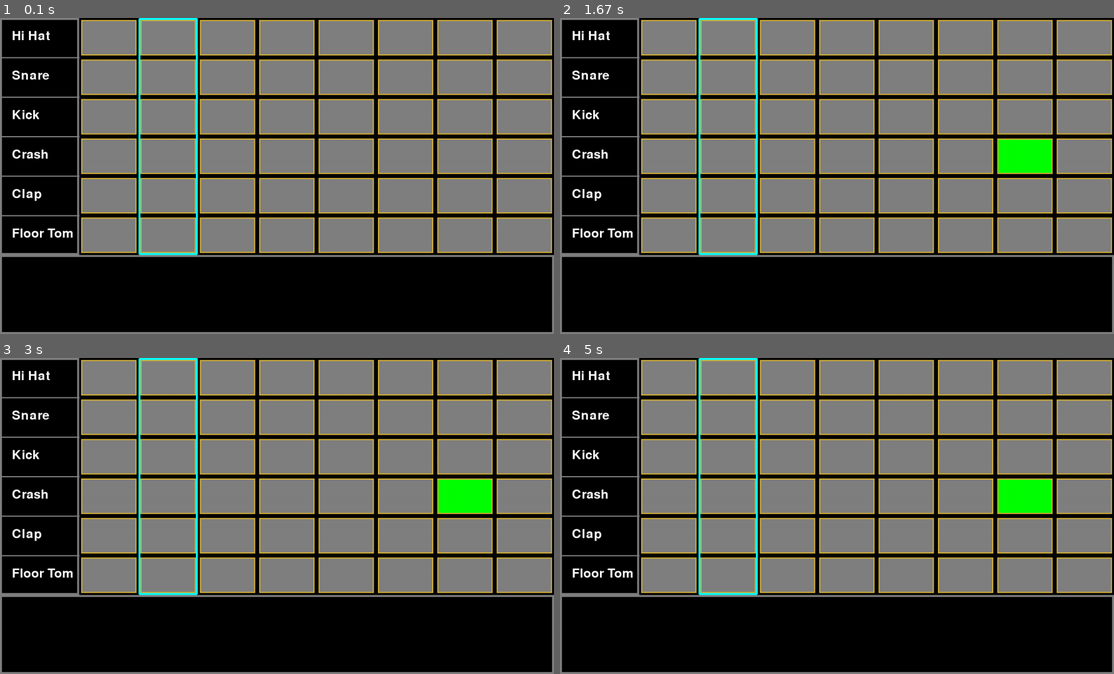
Above: before the commit, frames 1-4 (two rows, left to right).
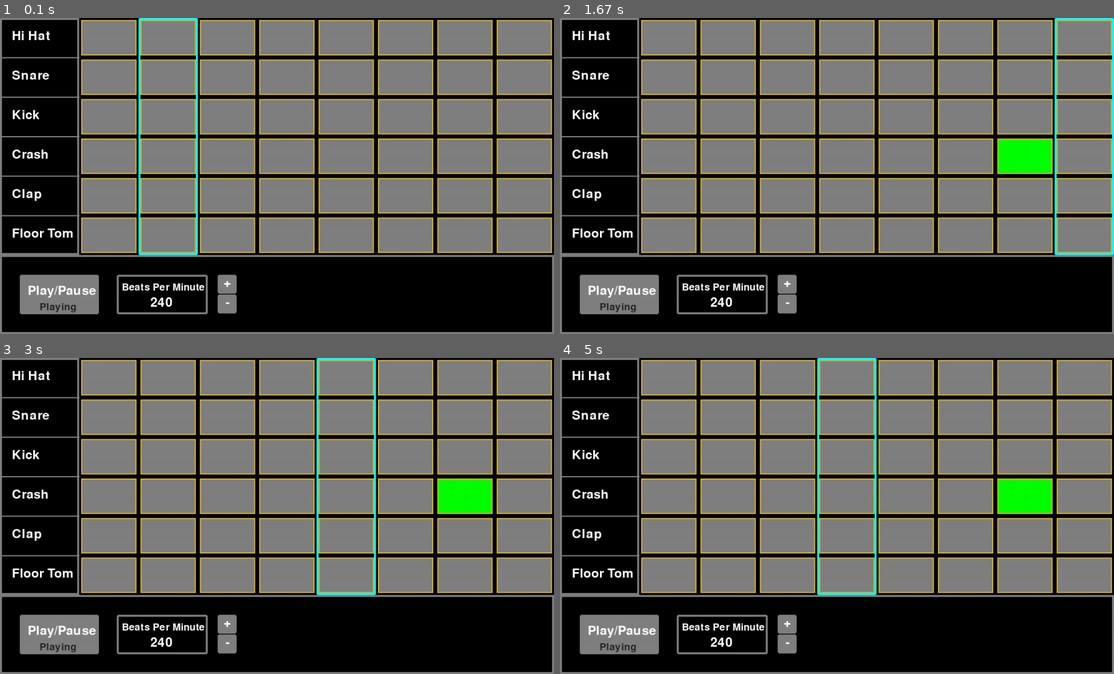
Above: after the commit, the same moments.

Repository: rickfitch/BeatMaster_Pygames
Game: pygame game, started from main.py
Same seed, same stepped clock (60 frames per second), same inputs: the game is played once before the commit and once after it.
Inputs (mouse positions are in pixels of both pictures, inside the frame that each line leads up to):
- Up to frame 1 (0.1 s): no input
- Up to frame 2 (1.67 s): press the mouse at (1025, 157) at 0.37 s; move the mouse to (848, 141) at 0.47 s; release the mouse at (665, 128) at 0.6 s
- Up to frame 3 (3 s): no input
- Up to frame 4 (5 s): no input

The runs differ from the first frame. In frame 1, 2.9% of the frame differs, in the area x 3-43%, y 81-94%; in frame 2, 4.5%; in frame 3, 4.5%; in frame 4, 4.5%, in the area x 3-58%, y 0-94%.

Commit message:
sounds added. lower menu now has play pause and tempo.

Diff:
--- a/main.py
+++ b/main.py
@@ -11,7 +11,10 @@
 green = (0, 255, 0)
 gold = (212, 175, 55)
 blue = (0, 255, 255)
+dark_gray = (40, 40, 40)
 
+fps = 60
+timer = pygame.time.Clock()
 beats = 8
 instruments = 6
 boxes = []
@@ -29,14 +32,16 @@
 kick = mixer.Sound('sounds\\kick.wav')
 snare = mixer.Sound('sounds\\snare.wav')
 tom = mixer.Sound('sounds\\tom.wav')
+pygame.mixer.set_num_channels(instruments * 3)
+
 
 
 screen = pygame.display.set_mode([WIDTH, HEIGHT])
 pygame.display.set_caption("Beat Maker")
 label_font = pygame.font.Font('freesansbold.ttf', 32)
+medium_font = pygame.font.Font('freesansbold.ttf', 25)
 
-fps = 60
-timer = pygame.time.Clock()
+
 
 def play_notes():
     for i in range(len(clicked)):
@@ -103,6 +108,30 @@
     timer.tick(fps)
     screen.fill(black)
     boxes = draw_grid(clicked, active_beat)
+    # lower menu buttons
+    play_pause = pygame.draw.rect(screen, gray, [50, HEIGHT - 150, 200, 100],0, 5)
+    play_text = label_font.render("Play/Pause", True, white)
+    screen.blit(play_text, (70, HEIGHT - 125))
+    if playing:
+        play_text2 = medium_font.render("Playing", True, dark_gray)
+        screen.blit(play_text2, (100, HEIGHT - 80))
+    else:
+        play_text2 = medium_font.render("Paused", True, dark_gray)
+        screen.blit(play_text2, (100, HEIGHT - 80))
+
+    #bpm stuff
+    bpm_rect = pygame.draw.rect(screen, gray, [295, HEIGHT - 150, 230, 100 ], 5, 5)
+    bpm_text = medium_font.render("Beats Per Minute", True, white)
+    screen.blit(bpm_text, (308, HEIGHT-130))
+    bpm_text2 = label_font.render(f'{bpm}', True, white)
+    screen.blit(bpm_text2, (380, HEIGHT-95))
+    bpm_add_rect = pygame.draw.rect(screen, gray, [550, HEIGHT - 150, 48, 48], 0, 5)
+    bpm_add_text = label_font.render("+", True, white)
+    screen.blit(bpm_add_text, (565, HEIGHT-145))
+    bpm_sub_rect = pygame.draw.rect(screen, gray, [550, HEIGHT - 100, 48, 48], 0, 5)
+    bpm_sub_text = label_font.render("-", True, white)
+    screen.blit(bpm_sub_text, (570, HEIGHT - 95))
+
     if beat_changed:
         play_notes()
         beat_changed = False
@@ -116,23 +145,31 @@
                 if boxes[i][0].collidepoint(event.pos):
                     coords = boxes[i][1]
                     clicked[coords[1]][coords[0]] *= -1
+        if event.type == pygame.MOUSEBUTTONUP:
+            if play_pause.collidepoint(event.pos):
+                if playing:
+                    playing = False
+                elif not playing:
+                    playing = True
+            elif bpm_add_rect.collidepoint(event.pos):
+                    bpm += 5
 
-        beat_length = 3600 // bpm
+            elif bpm_sub_rect.collidepoint(event.pos):
+                    bpm -= 5
 
-        if playing:
-            if active_length < beat_length:
-                active_length += 1
+    beat_length = 3600 // bpm
+
+    if playing:
+        if active_length < beat_length:
+            active_length += 1
+        else:
+            active_length = 0
+            if active_beat < beats - 1:
+                active_beat += 1
+                beat_changed = True
             else:
-                active_length = 0
-                if active_beat < beats -1:
-                    active_beat += 1
-                    beat_changed = True
-                else:
-                    active_beat = 0
-                    beat_changed = True
-
-
-
+                active_beat = 0
+                beat_changed = True
 
     pygame.display.flip()
 
